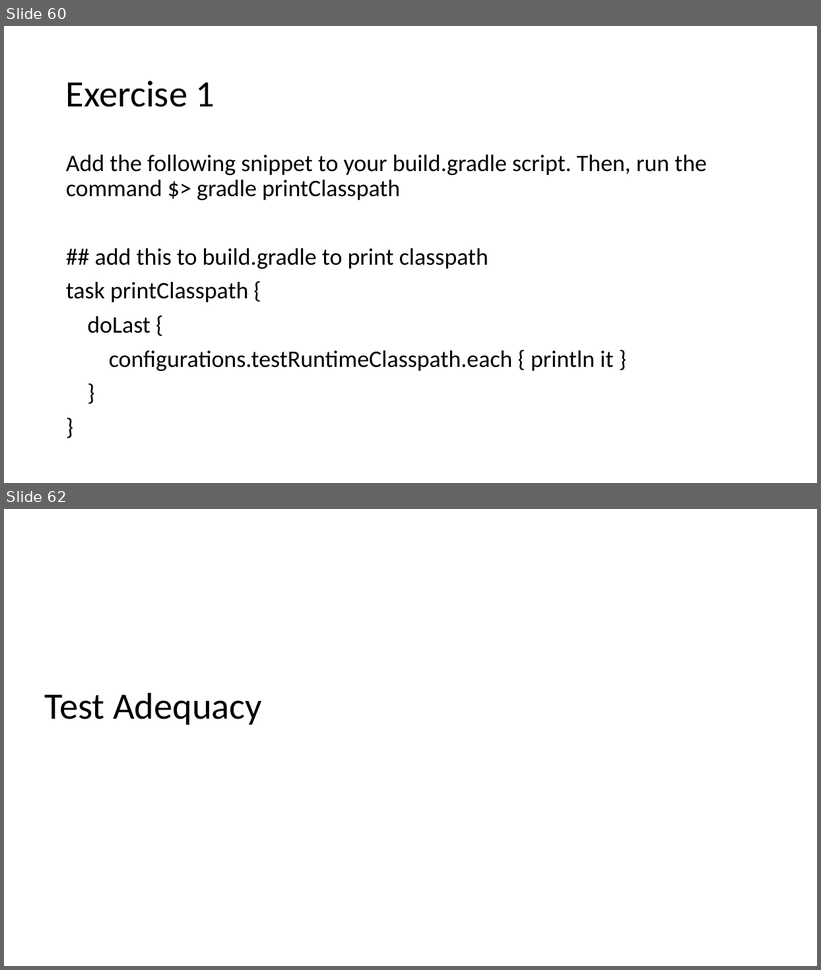
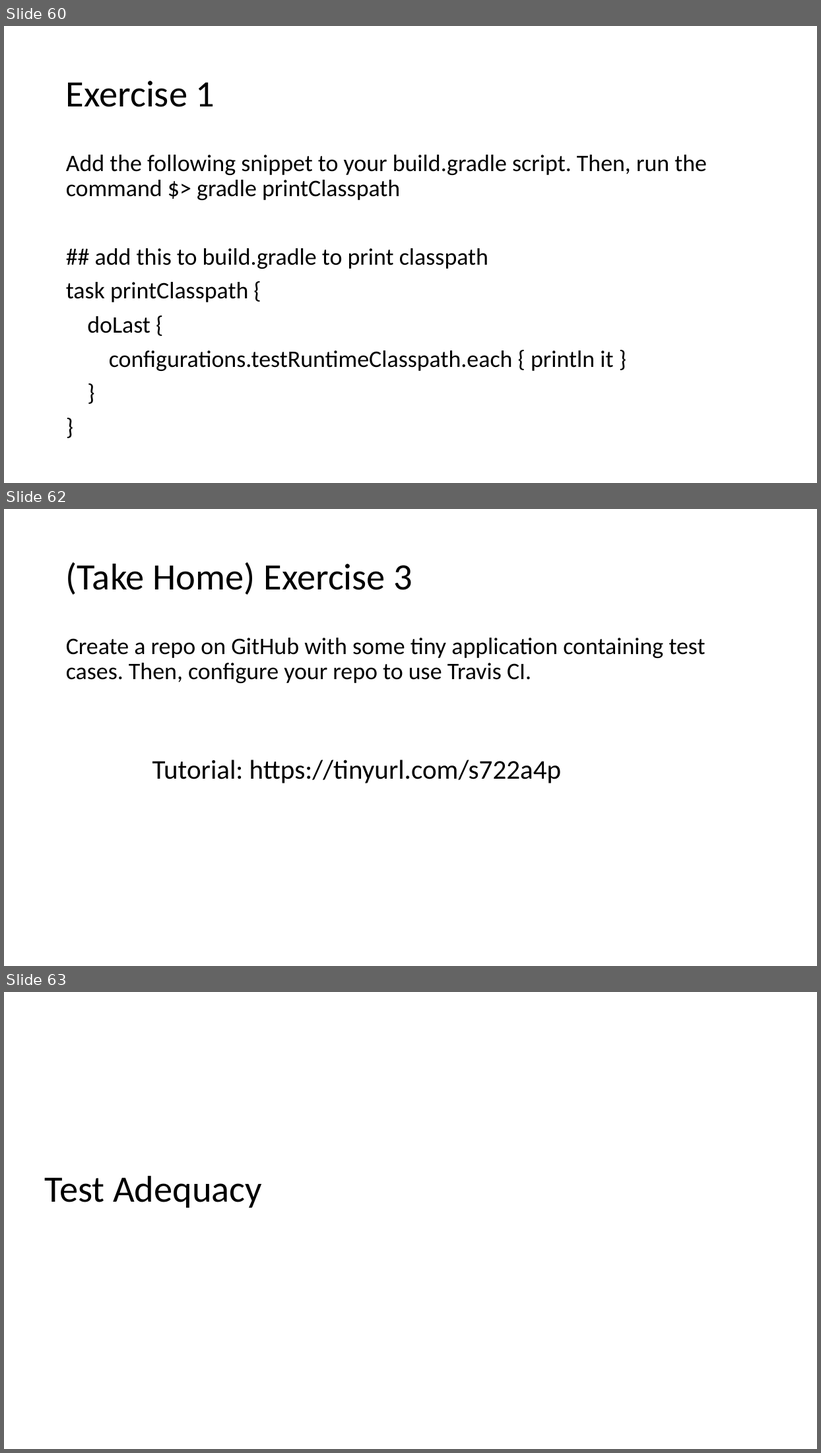
Before and after one commit to damorim/testing-cin-minicourse, a slide deck: testing-minicourse.pptx. Shown one above the other, each under a label of ours: slides 60 and 62 before the commit, slides 60, 62 and 63 after it; the slides between them are not shown. The pictures are 821x970 and 821x1453 pixels, drawn with LibreOffice and Linux fonts; fonts in the diff are those of the drawing. Boxes give left, top, right and bottom in pixels: in the first picture for what was removed or moved away, otherwise in the second. Text is boxed around its words. In the diff, an @@ line names an element or a change of style, - is before the commit and + after.

```diff
--- a/testing-minicourse.pptx
+++ b/testing-minicourse.pptx
@@ slide 62 added at box(4, 509, 817, 966), background #FFFFFF @@
@@ text added at box(66, 562, 413, 595), 44 pt, text #000000 @@
+(Take Home) Exercise 3
@@ text added at box(66, 638, 706, 683), 28 pt, text #000000 @@
+Create a repo on GitHub with some tiny application containing test cases. Then, configure your repo to use Travis CI.
@@ text added at box(152, 760, 561, 784), 32 pt, text #000000 @@
+Tutorial: https://tinyurl.com/s722a4p
@@ what was slide 62 is now slide 63 @@
```
Also in this commit, not shown: 5 slides changed, 2 other slides added, 1 slide removed, 1 other file.
